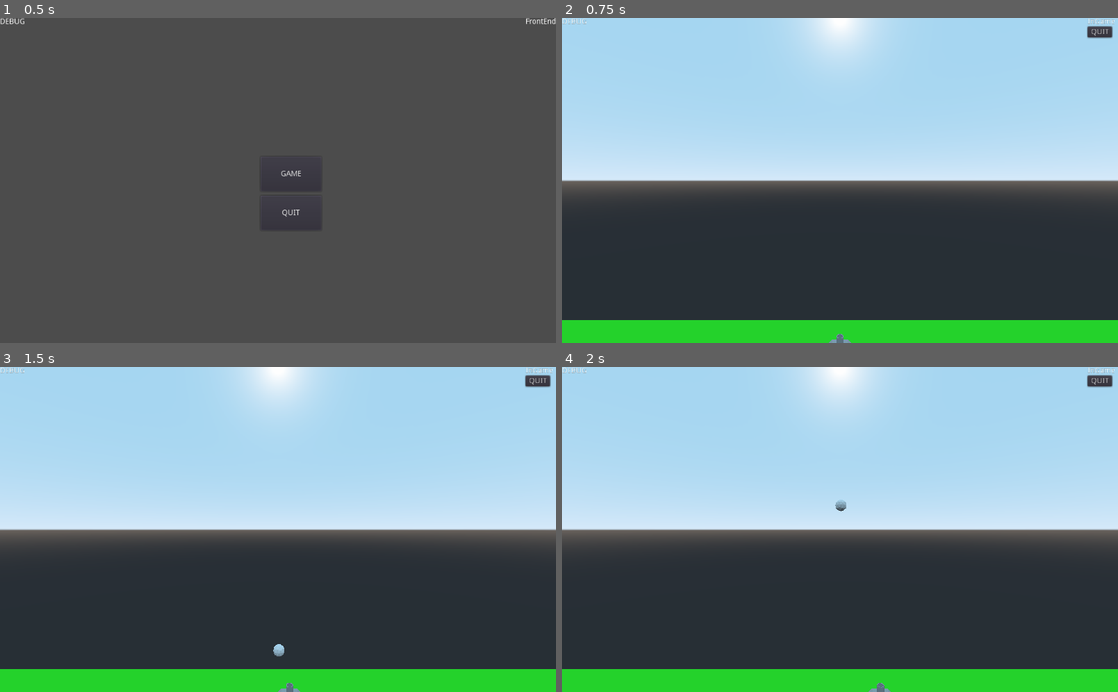
Above: before the commit, frames 1-4 (two rows, left to right).
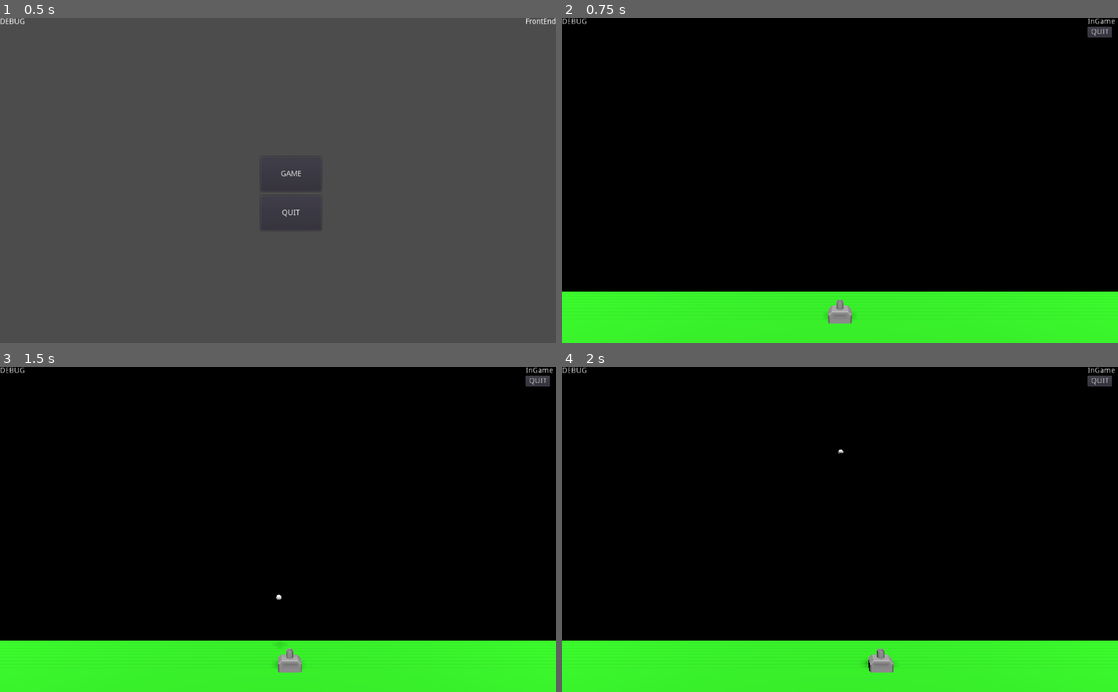
Above: after the commit, the same moments.

Repository: mslinklater/Spaceys_Godot_Edition
Game: Godot game, scene res://Scenes/boot.tscn
The game is run twice, just before and just after one commit, with the same random seed, the same clock (stepped at 60 frames per second) and the same inputs.
Inputs:
- Up to frame 1 (0.5 s): no input
- Up to frame 2 (0.75 s): click "GAME" at 0.5 s
- Up to frame 3 (1.5 s): tap Enter at 1.25 s; hold Right (move_right) from 1.28 s (still down); hold Space (fire) from 1.28 s (still down)
- Up to frame 4 (2 s): keep holding Right (move_right); keep holding Space (fire)

Frame 1 is identical in both runs. In frame 2, 100% of the frame differs, in the area x 0-100%, y 0-100%; in frame 3, 100%; in frame 4, 100%.

Commit message:
Started barrier

Diff:
--- /dev/null
+++ b/GameObjects/Barrier/barrier.tscn
@@ -0,0 +1,6 @@
+[gd_scene load_steps=2 format=2]
+
+[ext_resource path="res://Scripts/barrier.gd" type="Script" id=1]
+
+[node name="BarrierRoot" type="Spatial"]
+script = ExtResource( 1 )
--- a/GameObjects/Bullet/bullet.tscn
+++ b/GameObjects/Bullet/bullet.tscn
@@ -4,6 +4,7 @@
 [ext_resource path="res://Scripts/Bullet.gd" type="Script" id=2]
 
 [node name="bullet" instance=ExtResource( 1 )]
+transform = Transform( 0.5, 0, 0, 0, 0.5, 0, 0, 0, 0.5, 0, 0, 0 )
 script = ExtResource( 2 )
 maximum_height = 30.0
 speed = 25.0
--- a/GameObjects/Player/player.tscn
+++ b/GameObjects/Player/player.tscn
@@ -10,3 +10,6 @@
 bullet_scene = ExtResource( 3 )
 
 [node name="PlayerExport" parent="." instance=ExtResource( 2 )]
+
+[node name="BulletSpawn" type="Spatial" parent="."]
+transform = Transform( 1, 0, 0, 0, 1, 0, 0, 0, 1, 0, 1.54614, 0 )
--- /dev/null
+++ b/Resources/game_environment.tres
@@ -0,0 +1,4 @@
+[gd_resource type="Environment" format=2]
+
+[resource]
+background_mode = 1
--- a/Scenes/game.tscn
+++ b/Scenes/game.tscn
@@ -1,8 +1,9 @@
-[gd_scene load_steps=6 format=2]
+[gd_scene load_steps=7 format=2]
 
 [ext_resource path="res://Scripts/GameController.gd" type="Script" id=1]
 [ext_resource path="res://GameObjects/Player/player.tscn" type="PackedScene" id=2]
 [ext_resource path="res://Scripts/Camera.gd" type="Script" id=3]
+[ext_resource path="res://Resources/game_environment.tres" type="Environment" id=4]
 
 [sub_resource type="CubeMesh" id=1]
 
@@ -28,10 +29,10 @@
 text = "QUIT"
 
 [node name="Camera" type="Camera" parent="."]
-transform = Transform( 1, 0, 0, 0, 1, 0, 0, 0, 1, 0, 6.719, 17.678 )
+transform = Transform( 1, 0, 0, 0, 1, 0, 0, 0, 1, 0, 12.7488, 20.0217 )
 script = ExtResource( 3 )
 distance = 20.0
-height = 15.0
+height = 12.0
 
 [node name="Player" parent="." instance=ExtResource( 2 )]
 
@@ -40,4 +41,11 @@
 mesh = SubResource( 1 )
 material/0 = SubResource( 2 )
 
+[node name="WorldEnvironment" type="WorldEnvironment" parent="."]
+environment = ExtResource( 4 )
+
+[node name="DirectionalLight" type="DirectionalLight" parent="."]
+transform = Transform( 1, 0, 0, 0, 0.555207, 0.831712, 0, -0.831712, 0.555207, 0, 18.6675, 0 )
+shadow_enabled = true
+
 [connection signal="pressed" from="TempUI/QuitButton" to="." method="_on_QuitButton_pressed"]
--- /dev/null
+++ b/Scripts/barrier.gd
@@ -0,0 +1,16 @@
+extends Spatial
+
+
+# Declare member variables here. Examples:
+# var a = 2
+# var b = "text"
+
+
+# Called when the node enters the scene tree for the first time.
+func _ready():
+	pass # Replace with function body.
+
+
+# Called every frame. 'delta' is the elapsed time since the previous frame.
+#func _process(delta):
+#	pass
--- a/Scripts/player.gd
+++ b/Scripts/player.gd
@@ -5,11 +5,13 @@
 
 var base_node: MeshInstance
 var barrel_node: MeshInstance
+var bullet_spawn: Spatial
 var bCanFire: bool = true
 
 func _ready():
 	base_node = $PlayerExport/Base
 	barrel_node = $PlayerExport/Barrel
+	bullet_spawn = $BulletSpawn
 
 func _process(_delta):
 	if Input.is_action_pressed("move_left"):
@@ -20,7 +22,7 @@
 		bCanFire = false
 		var bullet = bullet_scene.instance()
 		get_tree().get_root().add_child(bullet)
-		bullet.transform = transform
+		bullet.translation = to_global(bullet_spawn.translation)
 		bullet.connect("expired", self, "bullet_expired")
 
 func bullet_expired():
